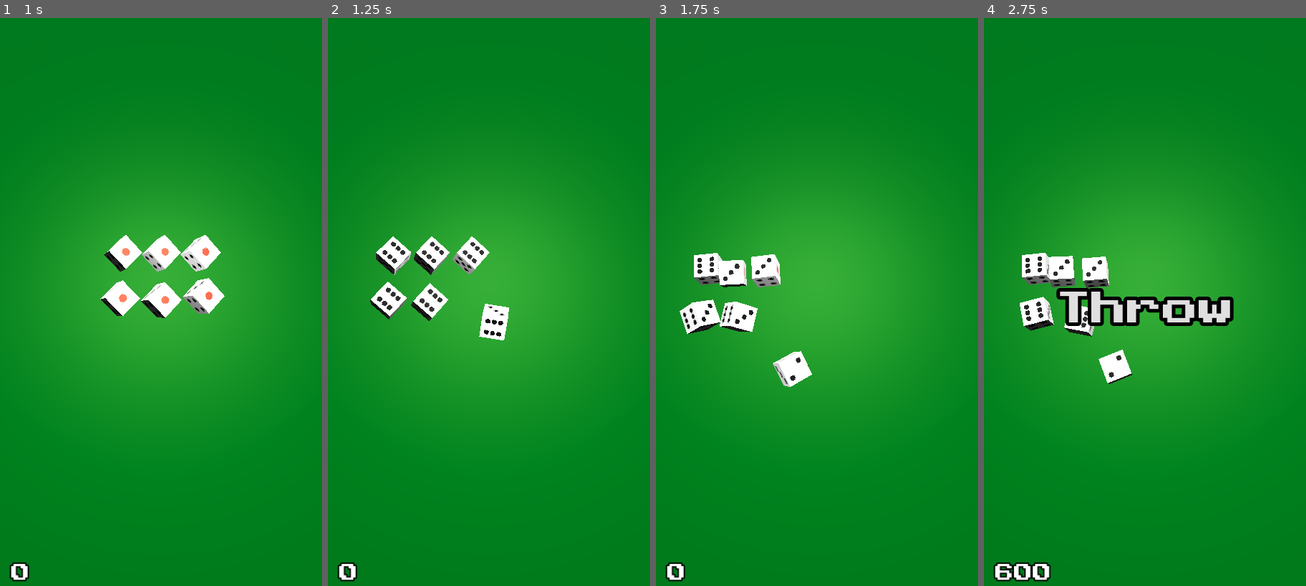
Above: before the commit, frames 1-4 (left to right).
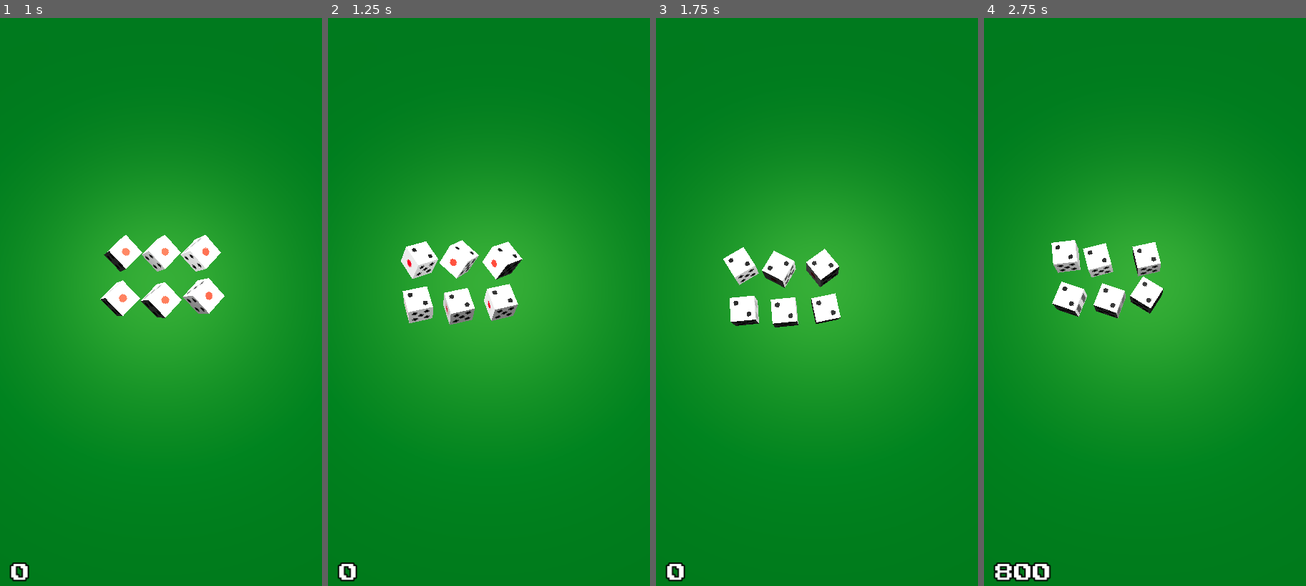
Above: after the commit, the same moments.

Repository: SocratesDz/Dice10K
Game: Godot game, scene res://game.tscn
Two runs of this game, one before a commit and one after it. Both use one fixed random seed, a clock stepped at 60 frames per second and the inputs below.
Inputs (mouse positions are in pixels of both pictures, inside the frame that each line leads up to):
- Up to frame 1 (1 s): click "Throw" at 0.5 s
- Up to frame 2 (1.25 s): no input
- Up to frame 3 (1.75 s): tap Space (throw) at 1.35 s
- Up to frame 4 (2.75 s): click (1145, 302) at 2 s, where only the run after the commit has a clickable "Throw"

Frame 1 is identical in both runs. In frame 2, 4.1% of the frame differs, in the area x 13-61%, y 38-57%; in frame 3, 4.0%; in frame 4, 6.0%, in the area x 2-78%, y 39-98%.

Commit message:
fix: use more precise collision detection for dice.

Diff:
--- a/die.gd
+++ b/die.gd
@@ -17,6 +17,7 @@
 
 func _physics_process(delta):
 	if thrown and stopped_moving():
+		print("emit \"stopped!\"")
 		stopped.emit()
 		thrown = false
 
--- a/die.tscn
+++ b/die.tscn
@@ -12,7 +12,8 @@
 [node name="Die" type="RigidBody3D"]
 mass = 0.4
 physics_material_override = SubResource("PhysicsMaterial_auvbn")
-max_contacts_reported = 10
+continuous_cd = true
+max_contacts_reported = 100
 contact_monitor = true
 script = ExtResource("1_0laps")
 
--- a/game.gd
+++ b/game.gd
@@ -1,7 +1,7 @@
 extends Node3D
 
 @onready var throw_point = $ThrowPoint
-@onready var floor = $Board/Body
+@onready var floor_body = $Board/Body
 @onready var throw_button = %ThrowButton
 @onready var score_label = %ScoreLabel
 
@@ -11,157 +11,165 @@
 signal all_dice_stopped
 
 var stopped_dice = 0
-
 var dice: Array[Die] = []
-
 var turn_start = false
 var player_score = 0
 
+
 func _ready():
-	for die in $Dice.get_children():
-		if die is Die:
-			dice.push_back(die)
+    for die in $Dice.get_children():
+        if die is Die:
+            dice.push_back(die)
 
-	# Connect dice signals
-	for die in dice:
-		if die is Die:
-			die.stopped.connect(_on_die_stopped)
+    # Connect dice signals
+    for die in dice:
+        if die is Die:
+            die.stopped.connect(_on_die_stopped)
 
-	# Complete turn when all dice have stopped
-	all_dice_stopped.connect(_complete_turn)
+    # Complete turn when all dice have stopped
+    all_dice_stopped.connect(_complete_turn)
 
-	# Throw dice when tapping on button
-	throw_button.pressed.connect(_throw_dice_action)
+    # Throw dice when tapping on button
+    throw_button.pressed.connect(_throw_dice_action)
 
-	score_label.text = str(player_score)
+    score_label.text = str(player_score)
 
-	turn_start = true
+    turn_start = true
 
-func _physics_process(delta):
-	if turn_start and Input.is_action_just_pressed("throw"):
-		_throw_dice_action()
+
+func _physics_process(_delta: float):
+    if turn_start and Input.is_action_just_pressed("throw"):
+        _throw_dice_action()
+
 
 func _throw_dice_action():
-	turn_start = false
-	_reset_dice()
-	_hide_throw_button()
-	_throw_dice()
+    turn_start = false
+    _reset_dice()
+    _hide_throw_button()
+    _throw_dice()
 
-func _hide_throw_button():
-	throw_button.visible = false
-
-func _show_throw_button():
-	throw_button.visible = true
-
-func _complete_turn():
-	print("Turn is completed!")
-	player_score += calculate_score()
-	score_label.text = str(player_score)
-	_show_throw_button()
-	turn_start = true
-
-func _throw_dice():
-	# Set dice around marker throw point
-	for i in dice.size():
-		var die = dice[i]
-		# Position dice horizontally in linear fashion
-		var margin_x = 0.20
-		die.position = throw_point.position + \
-			((i - dice.size()/2) * Vector3(margin_x, 0, 0))
-		die.rotation = Vector3.ZERO
-		die.set_linear_velocity(Vector3.ZERO)
-		# Apply impulse forward
-		die.apply_impulse(Vector3.FORWARD * IMPULSE_FACTOR)
-		# Apply torque impulse
-		die.apply_torque_impulse(Vector3.FORWARD * TORQUE_FACTOR)
-		# Detect when die hits floor
-		die.body_entered.connect(_on_die_collided.bind(die))
 
 ## Reset game state
 func _reset_dice():
-	stopped_dice = 0
-	for die in dice:
-		die.thrown = false
+    stopped_dice = 0
+    for die in dice:
+        die.thrown = false
+        # Is die thrown being reset to true?
+        # Should I disconnect the signal?
+        # die.body_entered.disconnect(_on_die_collided.bind(die))
+
+
+func _hide_throw_button():
+    throw_button.visible = false
+
+
+func _show_throw_button():
+    throw_button.visible = true
+
+
+func _complete_turn():
+    player_score += calculate_score()
+    score_label.text = str(player_score)
+    _show_throw_button()
+    turn_start = true
+
+
+func _throw_dice():
+    # Set dice around marker throw point
+    for i in dice.size():
+        var die = dice[i]
+        # Position dice horizontally in linear fashion
+        var margin_x = 0.20
+        die.position = throw_point.position + \
+            ((i - dice.size()/2) * Vector3(margin_x, 0, 0))
+        die.rotation = Vector3.ZERO
+        die.set_linear_velocity(Vector3.ZERO)
+        # Apply impulse forward
+        die.apply_impulse(Vector3.FORWARD * IMPULSE_FACTOR)
+        # Apply torque impulse
+        die.apply_torque_impulse(Vector3.FORWARD * TORQUE_FACTOR)
+        # Detect when die hits floor
+        die.body_entered.connect(_on_die_collided.bind(die))
+
+
+func _on_die_stopped():
+    stopped_dice += 1
+    if stopped_dice >= dice.size():
+        all_dice_stopped.emit()
+
+
+func _on_die_collided(collided_with: Node, die: Die):
+    if collided_with == floor_body:
+        die.thrown = true
+        die.body_entered.disconnect(_on_die_collided.bind(die))
+
 
 func calculate_score() -> int:
-	var dice_matches = {1: 0, 2: 0, 3: 0, 4: 0, 5: 0, 6: 0}
-	for die in dice:
-		var die_value = die.get_value()
-		if die_value:
-			dice_matches[die_value] += 1
-	print(dice_matches)
+    var dice_matches = {1: 0, 2: 0, 3: 0, 4: 0, 5: 0, 6: 0}
+    for die in dice:
+        var die_value = die.get_value()
+        if die_value:
+            dice_matches[die_value] += 1
+    print(dice_matches)
 
-	# DEBUG: Verify dice matches sum is six
-	var sum = 0
-	for key in dice_matches:
-		sum += dice_matches[key]
-	if sum != 6:
-		print("wrong outcome!")
-	# DEBUG_END
+    # DEBUG: Verify dice matches sum is six
+    var sum = 0
+    for key in dice_matches:
+        sum += dice_matches[key]
+    if sum != 6:
+        print("wrong outcome!")
+    # DEBUG_END
 
-	var n_of_a_kind = _n_of_a_kind(dice_matches)
-	var other_scores = _collective_score_kinds(dice_matches)
-	var total_score = [n_of_a_kind, other_scores].max()
-	print(total_score)
-	return total_score
+    var n_of_a_kind = _n_of_a_kind(dice_matches)
+    var other_scores = _collective_score_kinds(dice_matches)
+    var total_score = [n_of_a_kind, other_scores].max()
+    print(total_score)
+    return total_score
 
-func _on_die_stopped():
-	stopped_dice += 1
-	print(stopped_dice)
-	if stopped_dice >= dice.size():
-		all_dice_stopped.emit()
-
-func _on_die_collided(collided_with: Node, die: Die):
-	if collided_with == floor:
-		die.thrown = true
-		die.body_entered.disconnect(_on_die_collided.bind(die))
 
 func _n_of_a_kind(dice_dict: Dictionary) -> int:
-	var double_trip_counter = 0
-	var double_trip_score = 0
-	for key in dice_dict:
-		var value = dice_dict[key]
-		match [key, value]:
-			[1, var n] when n >= 3:
-				return 1000*(2**(n-3))
-			[var m, var n] when n >= 3:
-				var score = 100*m*(n-2)
-				# Handle Double Trips when 2 sets of a 3 of a kind are hit.
-				if n == 3:
-					print("3 of a kind!")
-					double_trip_score += score
-					double_trip_counter += 1
-				if double_trip_counter == 2:
-					return (score + double_trip_score) * double_trip_counter
-				return score
-			_: pass
-	return 0
+    var double_trip_counter = 0
+    var double_trip_score = 0
+    for key in dice_dict:
+        var value = dice_dict[key]
+        match [key, value]:
+            [1, var n] when n >= 3:
+                return 1000*(2**(n-3))
+            [var m, var n] when n >= 3:
+                var score = 100*m*(n-2)
+                # Handle Double Trips when 2 sets of a 3 of a kind are hit.
+                if n == 3:
+                    print("3 of a kind!")
+                    double_trip_score += score
+                    double_trip_counter += 1
+                if double_trip_counter == 2:
+                    return (score + double_trip_score) * double_trip_counter
+                return score
+            _: pass
+    return 0
+
 
 func _collective_score_kinds(dice_dict: Dictionary) -> int:
-	var non_zero_matches = []
-	for die in dice_dict.values():
-		if die:
-			non_zero_matches.push_back(die)
+    var non_zero_matches = dice_dict.values().filter(func(n): return n != 0)
+    non_zero_matches.sort()
 
-	non_zero_matches.sort()
+    match non_zero_matches:
+        [1, 1, 1, 1, 1, 1]:
+            print("Straight!")
+            return 1500 # Straight 1-6
+        [2, 2, 2]:
+            print("Three Pairs!")
+            return 1000 # Three Pairs
+        _: pass
 
-	match non_zero_matches:
-		[1, 1, 1, 1, 1, 1]:
-			print("Straight!")
-			return 1500 # Straight 1-6
-		[2, 2, 2]:
-			print("Three Pairs!")
-			return 1000 # Three Pairs
-		_: pass
+    var has_two = non_zero_matches.any(func(n): return n == 2)
+    var has_three = non_zero_matches.any(func(n): return n == 3)
+    if has_two and has_three: return 1500 # Full House
 
-	var has_two = non_zero_matches.any(func(n): n == 2)
-	var has_three = non_zero_matches.any(func(n): n == 3)
-	if has_two and has_three: return 1500 # Full House
+    var singles = 0
+    if dice_dict[1] > 0:
+        singles += dice_dict[1] * 100 # Single 1's
+    if dice_dict[5] > 0:
+        singles += dice_dict[5] * 50 # Single 5's
 
-	var singles = 0
-	if dice_dict[1] > 0:
-		singles += dice_dict[1] * 100 # Single 1's
-	if dice_dict[5] > 0:
-		singles += dice_dict[5] * 50 # Single 5's
-
-	return singles
+    return singles
--- a/game.tscn
+++ b/game.tscn
@@ -53,7 +53,7 @@
 
 [node name="Dice" type="Node3D" parent="."]
 
-[node name="Die" parent="Dice" instance=ExtResource("2_82f15")]
+[node name="Die1" parent="Dice" instance=ExtResource("2_82f15")]
 transform = Transform3D(0.875, -0.216506, 0.433013, 0.433013, 0.75, -0.5, -0.216506, 0.625, 0.75, 0, 2.62014, 0)
 
 [node name="Die2" parent="Dice" instance=ExtResource("2_82f15")]
Not shown, changed: assets/music/Electro Chill A.mp3.import
